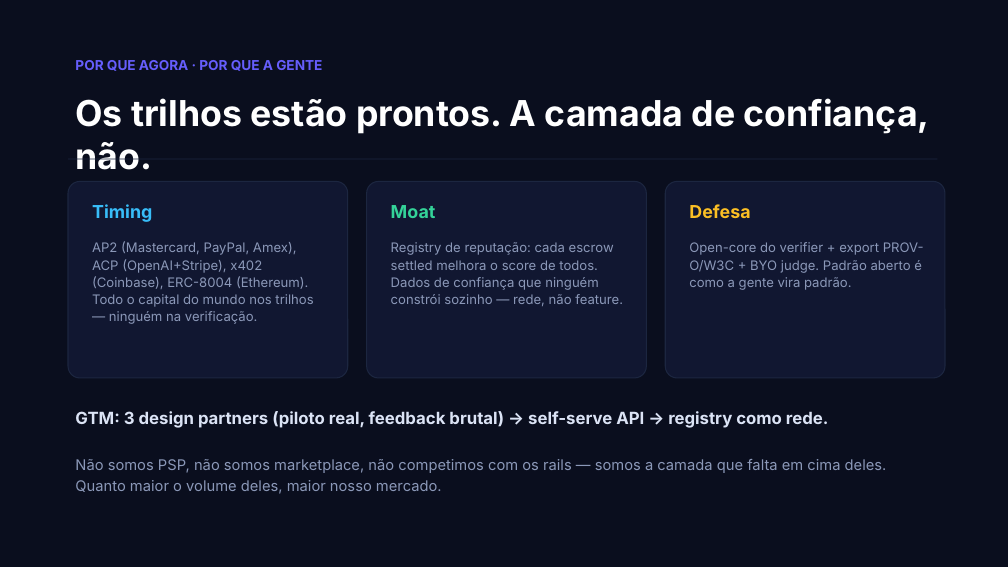
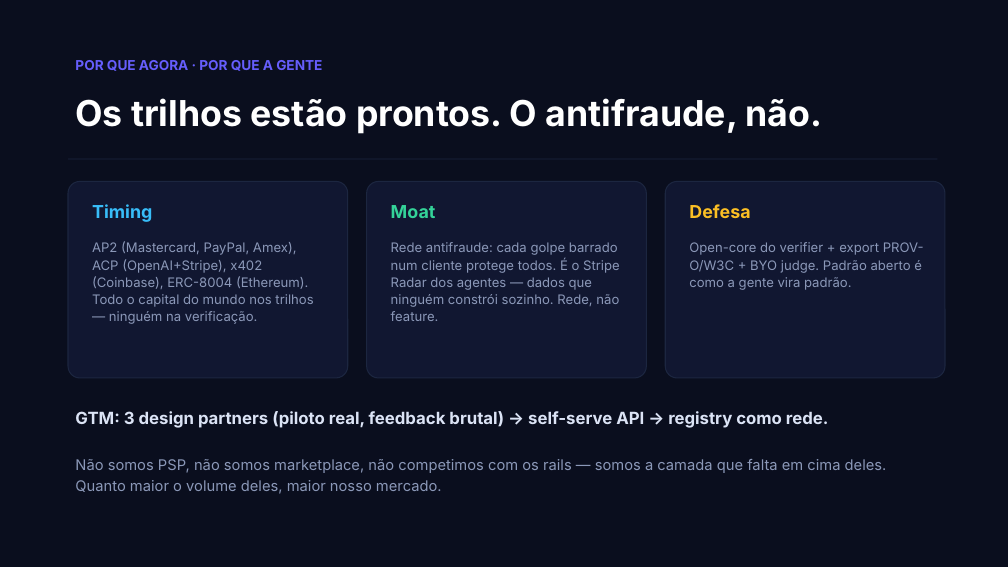
Before and after one commit to acarloshenrique/evidencegate, a slide deck: slide 7 of docs/evidencegate-deck.pptx. Drawn at 1008x567 pixels with LibreOffice and Linux fonts; fonts in the diff are those of the drawing. Boxes give left, top, right and bottom in pixels: in the first picture for what was removed or moved away, otherwise in the second. Text is boxed around its words. In the diff, an @@ line names an element or a change of style, - is before the commit and + after.

```diff
--- a/docs/evidencegate-deck.pptx
+++ b/docs/evidencegate-deck.pptx
@@ text at (75, 98, 822, 134): text changed @@
-Os trilhos estão prontos. A camada de confiança, não.
+Os trilhos estão prontos. O antifraude, não.
@@ text at (391, 242, 620, 321): text changed @@
-Registry de reputação: cada escrow settled melhora o score de todos. Dados de confiança que ninguém constrói sozinho — rede, não feature.
+Rede antifraude: cada golpe barrado num cliente protege todos. É o Stripe Radar dos agentes — dados que ninguém constrói sozinho. Rede, não feature.
```
Also in this commit, not shown: 5 other slides changed.
